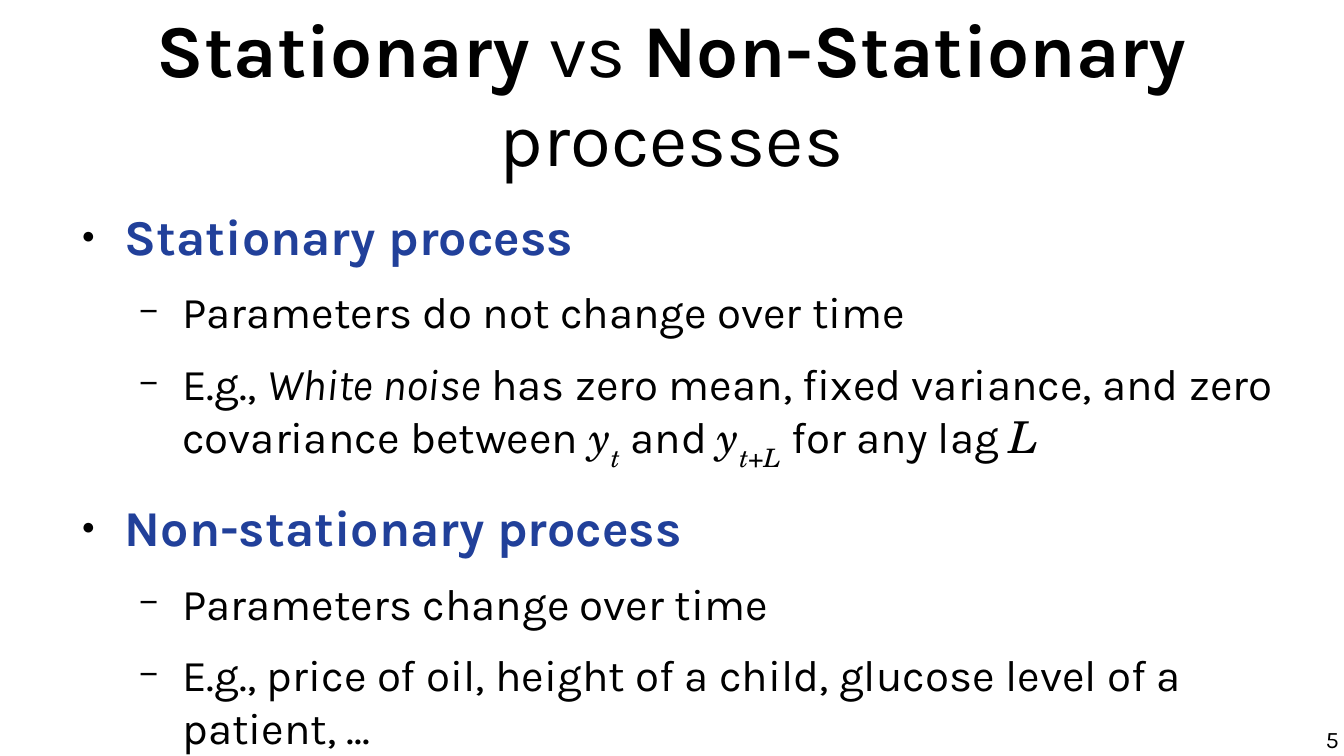
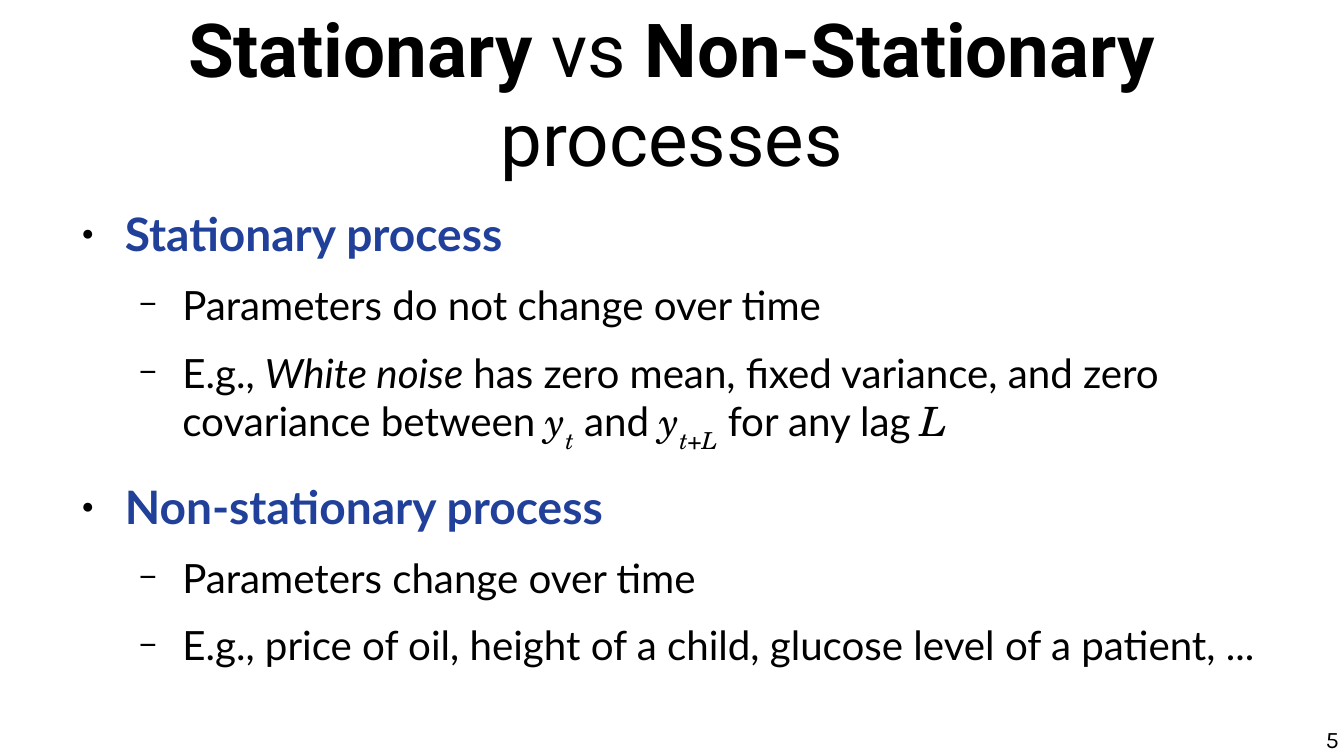
Before and after one commit to marco-calautti/data-mining-course, a slide deck: slide 5 of theory/odp/tt29_forecasting.odp. Drawn at 1344x756 pixels with LibreOffice and Linux fonts; fonts in the diff are those of the drawing. Boxes give left, top, right and bottom in pixels: in the first picture for what was removed or moved away, otherwise in the second. Text is boxed around its words. In the diff, an @@ line names an element or a change of style, - is before the commit and + after.

```diff
--- a/theory/odp/tt29_forecasting.odp
+++ b/theory/odp/tt29_forecasting.odp
@@ title "Stationary vs Non-Stationary processes": place and size @@
-title "Stationary vs Non-Stationary processes" at (157, 24, 1187, 184)
+title "Stationary vs Non-Stationary processes" at (188, 22, 1155, 181)
@@ title "Stationary vs Non-Stationary processes" at (188, 22, 1155, 181): font Karla to Roboto @@
@@ text "Stationary process" at (125, 216, 1215, 668): size 29.6 to 27.2 pt in "Stationary process", "Non-stationary process"; font Karla to Lato; size 25.9 to 23.8 pt in "Parameters do not change over time", "E.g., White noise has zero mean, fixed ...", "Parameters change over time", "E.g., price of oil, height of a ..." @@
```
Also in this commit, not shown: 26 other slides changed, 48 other files.
